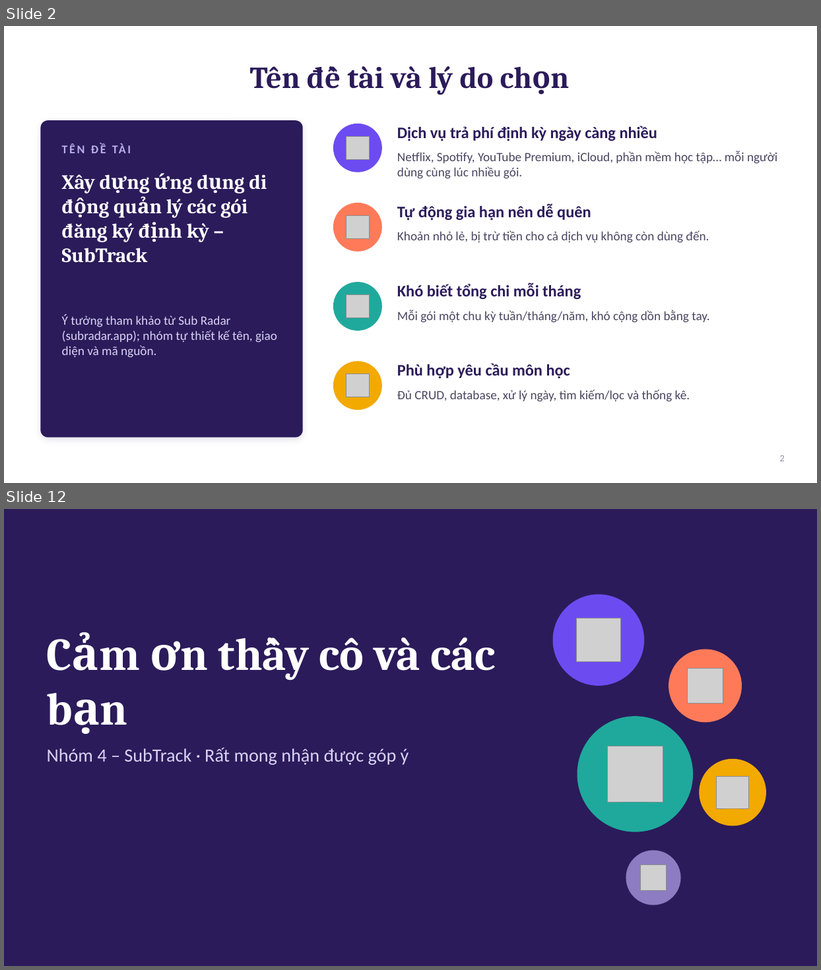
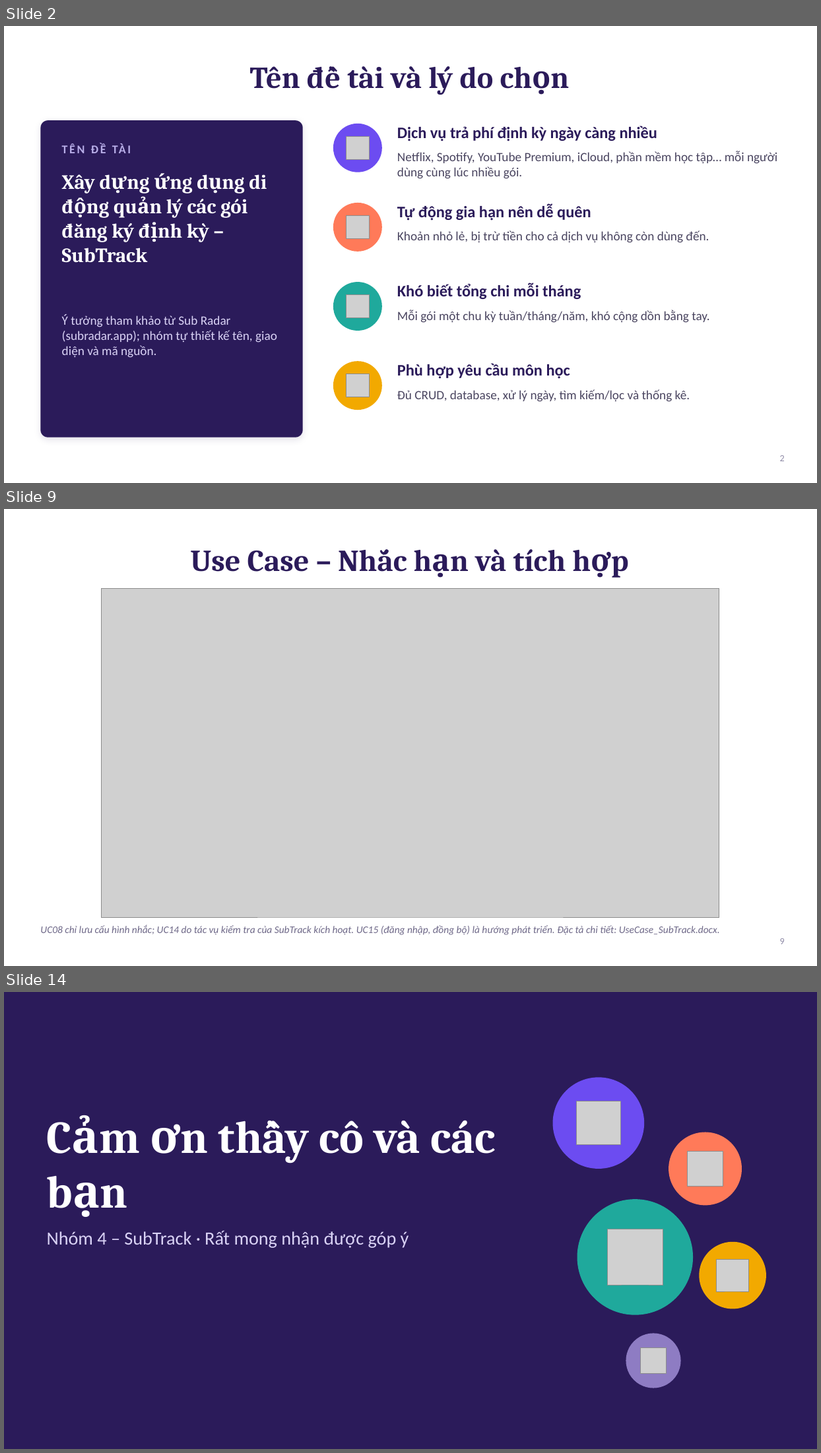
Before and after one commit to nkhhieu123/ltdd, a slide deck: docs/SubTrack_GioiThieuDeTai.pptx. Shown one above the other, each under a label of ours: slides 2 and 12 before the commit, slides 2, 9 and 14 after it; the slides between them are not shown. The pictures are 821x970 and 821x1453 pixels, drawn with LibreOffice and Linux fonts; fonts in the diff are those of the drawing; grey boxes stand for pictures. Boxes give left, top, right and bottom in pixels: in the first picture for what was removed or moved away, otherwise in the second. Text is boxed around its words. In the diff, an @@ line names an element or a change of style, - is before the commit and + after.

Commit message:
Bổ sung nội dung Tuần 1: sơ đồ Use Case trên slide, sửa quan hệ nhắc hạn, đặc tả đủ UC, giới hạn, ca kiểm thử, phân công có tiêu chí nghiệm thu

```diff
--- a/docs/SubTrack_GioiThieuDeTai.pptx
+++ b/docs/SubTrack_GioiThieuDeTai.pptx
@@ slide 9 added at (4, 509, 817, 966), background #FFFFFF @@
@@ title added at (190, 549, 566, 572), 36 pt, text #2B1B5A, bold @@
+Use Case – Nhắc hạn và tích hợp
@@ picture added at (102, 588, 719, 918) @@
@@ text added at (40, 925, 720, 935), 12 pt, text #6E6888, italic @@
+UC08 chỉ lưu cấu hình nhắc; UC14 do tác vụ kiểm tra của SubTrack kích hoạt. UC15 (đăng nhập, đồng bộ) là hướng phát triển. Đặc tả chi tiết: UseCase_SubTrack.docx.
@@ page number added at (780, 939, 785, 945), 11 pt, text #8E8AA6 @@
+9
@@ what was slide 12 is now slide 14 @@
```
Also in this commit, not shown: 5 slides changed, 5 other slides added, 4 slides removed, 1 other file.
